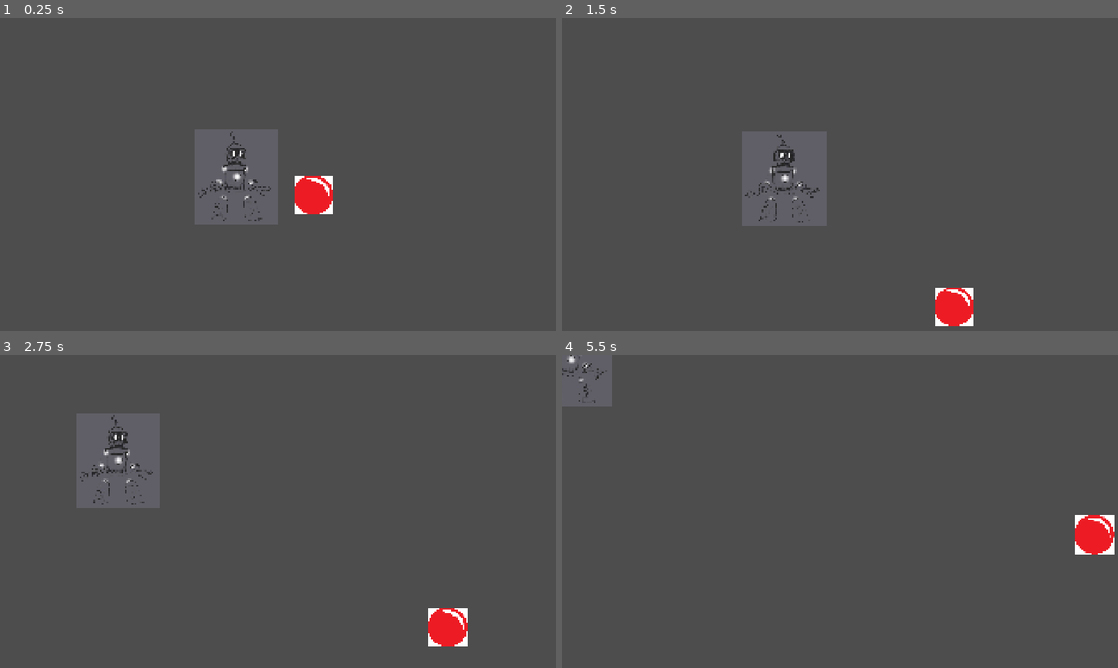
Above: before the commit, frames 1-4 (two rows, left to right).
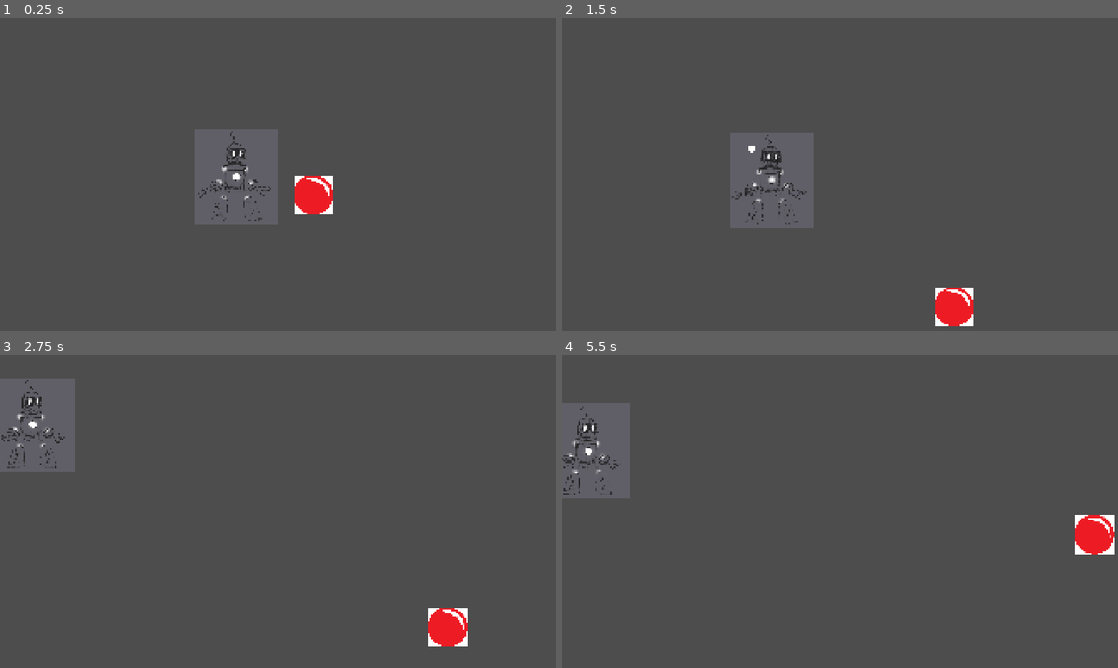
Above: after the commit, the same moments.

Repository: dubse34/project-gravitron
Game: Godot game, scene res://main.tscn
The game is run twice, just before and just after one commit, with the same random seed, the same clock (stepped at 60 frames per second) and the same inputs. The project has no main scene, so this scene is started directly.
Inputs (mouse positions are in pixels of both pictures, inside the frame that each line leads up to):
- Up to frame 1 (0.25 s): no input
- Up to frame 2 (1.5 s): move the mouse to (962, 158) at 0.52 s; click (962, 158) at 0.67 s; drag from (728, 190) to (940, 290) at 1.27 s
- Up to frame 3 (2.75 s): move the mouse to (333, 442) at 2.02 s; click (333, 442) at 2.17 s
- Up to frame 4 (5.5 s): drag from (812, 574) to (678, 461) at 2.77 s; move the mouse to (1006, 558) at 3.52 s; click (1006, 558) at 3.67 s; drag from (673, 464) to (756, 433) at 4.27 s; move the mouse to (867, 511) at 5.02 s; click (867, 511) at 5.17 s

The runs differ from the first frame. In frame 1, less than 0.1% of the frame differs, in the area x 41-44%, y 49-52%; in frame 2, 2.3%; in frame 3, 7.8%, in the area x 0-29%, y 7-49%; in frame 4, 4.5%.

Commit message:
feat: added pointer for charge indicator

Diff:
--- a/player.gd
+++ b/player.gd
@@ -1,12 +1,16 @@
 extends Area2D
 
-@export var thrust_force = 300.0 #  strength of click
 @export var drag_coefficient = 5.0 # deceleration
 @export var dampening = 0.9
 
 var screen_size
 var velocity = Vector2.ZERO
-var click_time = 0
+var click_time = 0 #saves duration of click for force calculations
+
+var direction = Vector2.ZERO
+var speed = Vector2.ZERO
+
+var mouse_pressed = false #variable for detecting mouse press used by aim pointer child node
 
 func _ready():
 	screen_size = get_viewport_rect().size
@@ -14,14 +18,16 @@
 func _unhandled_input(event):
 	if event is InputEventMouseButton and event.button_index == MOUSE_BUTTON_LEFT and event.pressed:
 		click_time = Time.get_ticks_msec()
+		mouse_pressed = true
 
 	elif event is InputEventMouseButton and event.button_index == MOUSE_BUTTON_LEFT: #button is released
+		mouse_pressed = false
 		click_time = Time.get_ticks_msec() - click_time
-		var speed = click_time
+		speed = click_time * 2
 		if speed > 1000: speed = 1000
 		var mouse_pos = get_global_mouse_position()
-		var direction = (mouse_pos - position).normalized()
-		#
+		direction = (mouse_pos - position).normalized()
+
 		## Reset velocity
 		#velocity = Vector2.ZERO
 		# opposite click thingy bro idk it works
@@ -38,11 +44,5 @@
 	velocity.x += 0.5 * drag_coefficient / 100000 * velocity.x * abs(velocity.x) * -1
 	velocity.y += 0.5 * drag_coefficient / 100000 * velocity.y * abs(velocity.y) * -1
 
-	if velocity.length() > 0:
-		#velocity = velocity.normalized() * speed
-		$AnimatedSprite2D.play()
-	else:
-		$AnimatedSprite2D.stop()
-
 	position += velocity * delta
 	position = position.clamp(Vector2.ZERO, screen_size)
--- a/player.tscn
+++ b/player.tscn
@@ -1,7 +1,9 @@
-[gd_scene load_steps=5 format=3 uid="uid://d1w4ssqfas21p"]
+[gd_scene load_steps=7 format=3 uid="uid://d1w4ssqfas21p"]
 
 [ext_resource type="Texture2D" uid="uid://cnxllq8kmq6tb" path="res://assets/bork.jpeg" id="1_4flbx"]
 [ext_resource type="Script" uid="uid://dgyok75vreuth" path="res://player.gd" id="1_onrkg"]
+[ext_resource type="Script" uid="uid://coxuelrp4f8tj" path="res://pointer.gd" id="3_hqtel"]
+[ext_resource type="Texture2D" uid="uid://baijjfxvqlhcu" path="res://assets/white_circle.png" id="4_sweqy"]
 
 [sub_resource type="SpriteFrames" id="SpriteFrames_sh265"]
 animations = [{
@@ -38,4 +40,11 @@
 [node name="CollisionShape2D" type="CollisionShape2D" parent="."]
 shape = SubResource("CapsuleShape2D_onrkg")
 
+[node name="pointer" type="Area2D" parent="."]
+scale = Vector2(0.02, 0.02)
+script = ExtResource("3_hqtel")
+
+[node name="Sprite2D" type="Sprite2D" parent="pointer"]
+texture = ExtResource("4_sweqy")
+
 [connection signal="area_entered" from="." to="." method="_on_area_entered"]
--- /dev/null
+++ b/pointer.gd
@@ -0,0 +1,18 @@
+extends Area2D
+
+var charge_value = 0
+
+var pointer_direction = Vector2.ZERO
+
+func _process(delta):
+	if get_parent().mouse_pressed: #when mouse is pressed use duration of press to set distance of indicator from player
+		charge_value = (Time.get_ticks_msec() - get_parent().click_time)
+
+		if charge_value > 500: charge_value = 500
+
+		pointer_direction = (get_global_mouse_position() - get_parent().position).normalized()
+
+		position = pointer_direction * charge_value * -1 #set indicator position in opposite direction to mouse
+
+	else:
+		position = Vector2.ZERO #set position to zero when mouse isnt pressed
Binary file added: assets/white_circle.png
Not shown, added: assets/white_circle.png.import
Not shown, added: pointer.gd.uid
